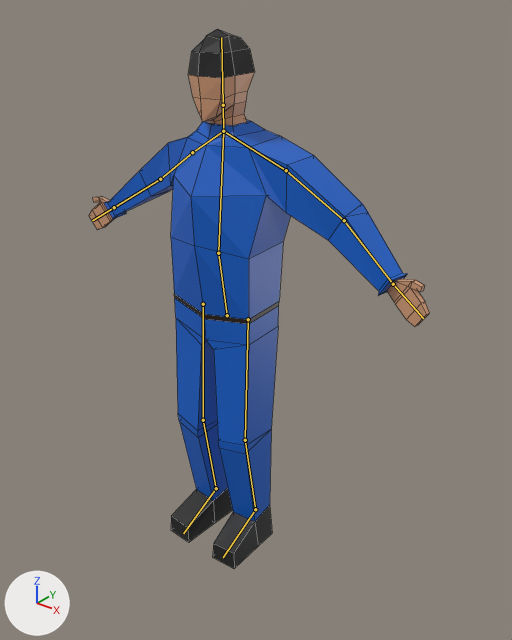
The Blender file Art/Character/Soldier.blend: old version first, new version second.
Rendered twice from a 50 mm camera at (1.61, -1.84, 2.19) aimed at (0.1, 0.05, 1.02). Arrows for +X, +Y and +Z are at lower left; the lights stay in place. The bones that bend it are drawn over the model as lines. Mesh edges are drawn as thin lines.
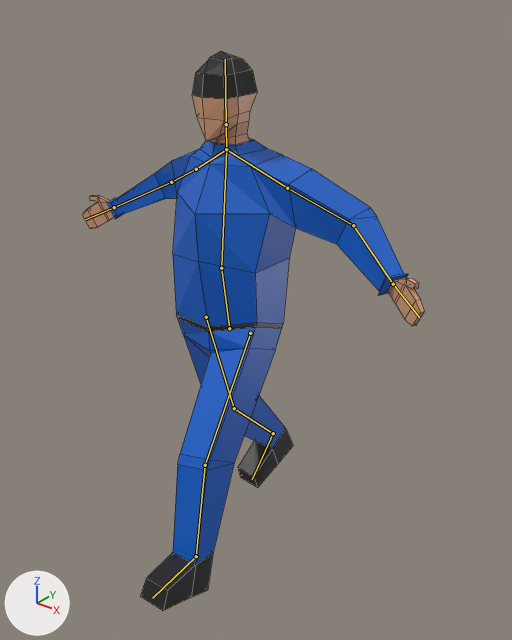
The newer file adds an action. The first version stands in its rest pose; the second is drawn at frame 1 of the action 'WalkBackward'.

What changed in the scene script:
```text
Change bone_pelvis:
    where bone_pelvis = bpy.data.objects['Armature'].pose.bones['Pelvis']
    bone_pelvis.location: (0.0, 0.0, 0.0) -> (-0.009, -0.071, -0.014)
Change bone_iklegtarget_l:
    where bone_iklegtarget_l = bpy.data.objects['Armature'].pose.bones['IKLegTarget.L']
    bone_iklegtarget_l.location: (0.0, 0.0, 0.0) -> (0.0, -0.323, 0.181)
    bone_iklegtarget_l.rotation_quaternion: (1.0, 0.0, 0.0, 0.0) -> (0.981, -0.196, 0.001, 0.003)  # degrees (0, 0, 0) -> degrees (-23, 0, 0)
Change bone_iklegtarget_r:
    where bone_iklegtarget_r = bpy.data.objects['Armature'].pose.bones['IKLegTarget.R']
    bone_iklegtarget_r.location: (0.0, 0.0, 0.0) -> (-0.001, 0.403, -0.132)
    bone_iklegtarget_r.rotation_quaternion: (1.0, 0.0, 0.0, 0.0) -> (0.985, 0.172, 0.001, 0.002)  # degrees (0, 0, 0) -> degrees (20, 0, 0)
```

Boxes (x1, y1, x2, y2) around the edits, measured in the pictures (512 x 640 px):
'Cube', posed
    before: (89, 29, 430, 569)
    after: (82, 51, 425, 611)
bone 'Pelvis', root to tip
    before: (227, 315) to (218, 253)
    after: (229, 328) to (221, 268)
